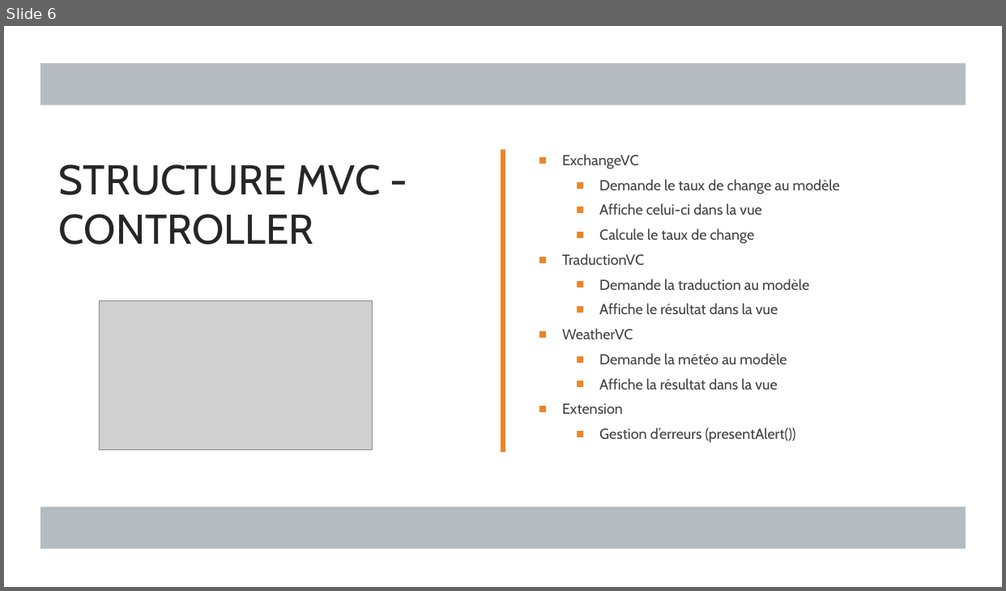
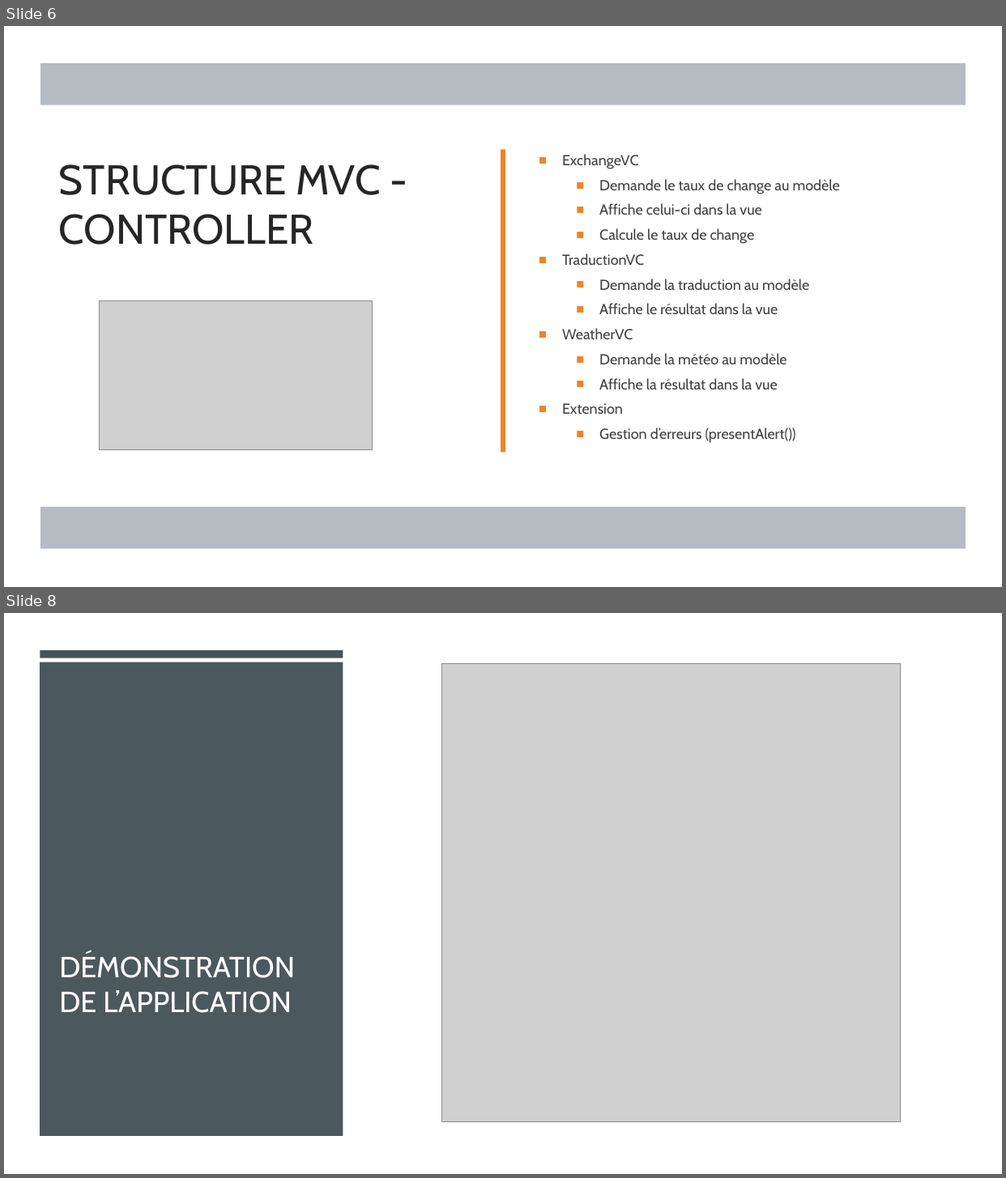
Before and after one commit to MickaeliOS/OpenClassrooms-P9-LeBaluchon, a slide deck: Horn_Mickael_presentation_4_102022.pptx. Shown one above the other, each under a label of ours: slide 6 before the commit, slides 6 and 8 after it; the slides between them are not shown. The pictures are 1006x591 and 1006x1178 pixels, drawn with LibreOffice and Linux fonts; fonts in the diff are those of the drawing; grey boxes stand for pictures. Boxes give left, top, right and bottom in pixels: in the first picture for what was removed or moved away, otherwise in the second. Text is boxed around its words. In the diff, an @@ line names an element or a change of style, - is before the commit and + after.

```diff
--- a/Horn_Mickael_presentation_4_102022.pptx
+++ b/Horn_Mickael_presentation_4_102022.pptx
@@ slide 8 added at [4,613,1002,1174], background #FFFFFF @@
@@ rectangle added at [4,613,1002,1174], fill #FFFFFF @@
@@ rectangle added at [40,650,343,658], fill #465359 @@
@@ rectangle added at [40,662,343,1136], fill #465359 at 97% opacity @@
@@ picture added at [442,664,900,1122] @@
@@ title added at [59,953,295,1013], 28 pt, text #FFFFFF @@
+DÉMONSTRATION DE L’APPLICATION
```
Also in this commit, not shown: 1 slide changed, 1 other slide added, 5 other files.
